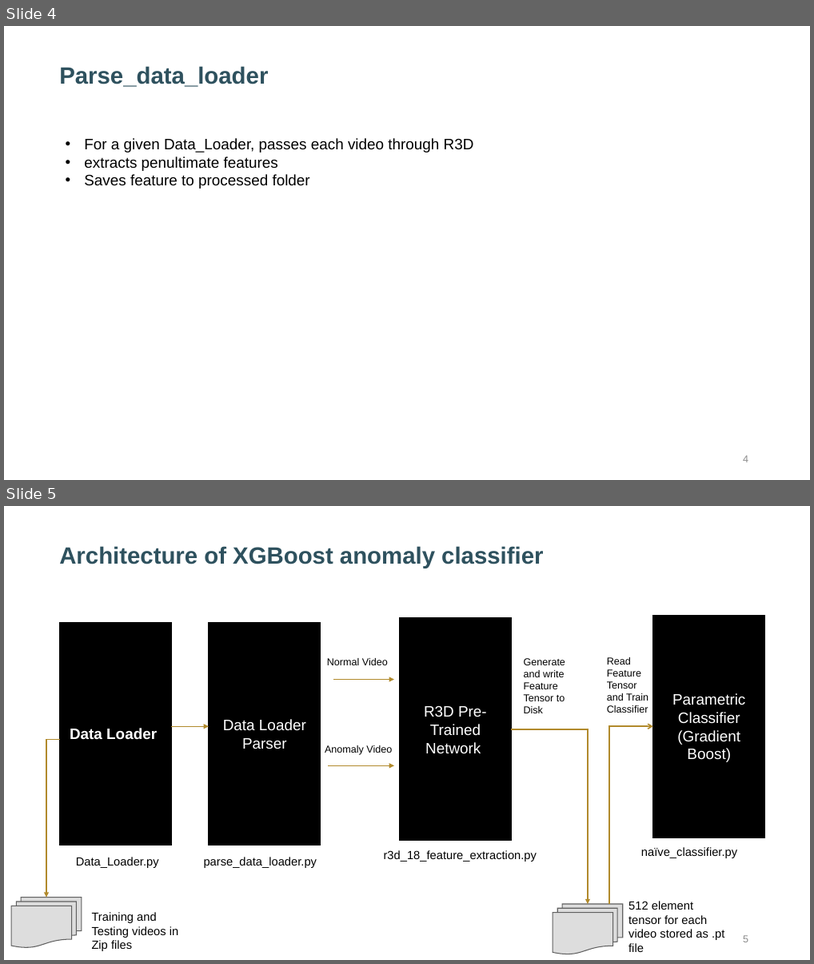
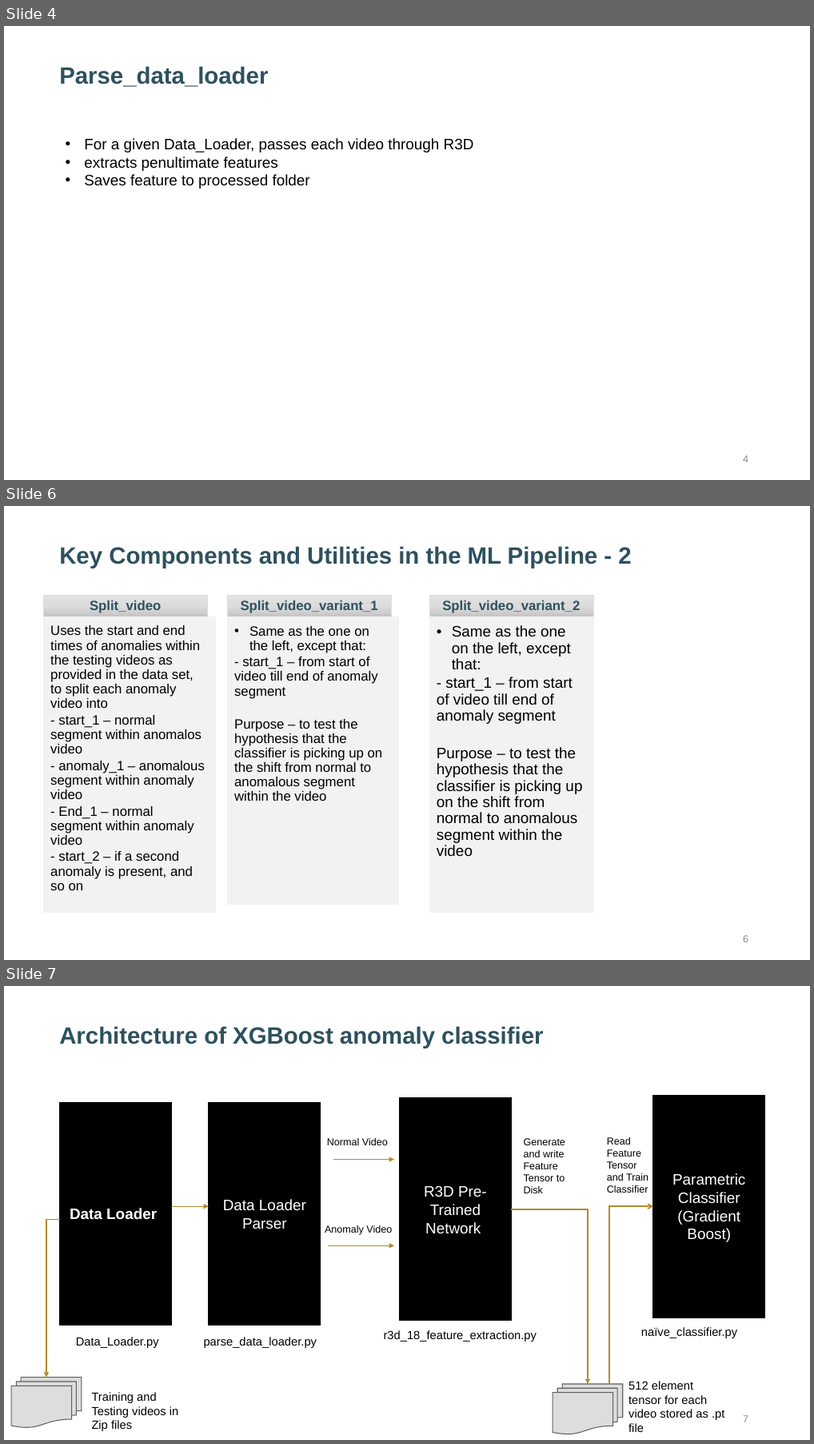
Before and after one commit to karthik111/video_anomaly_detection, a slide deck: docs/Video Anomaly Detection – Design Notes v5.pptx. Shown one above the other, each under a label of ours: slides 4 and 5 before the commit, slides 4, 6 and 7 after it; the slides between them are not shown. The pictures are 814x964 and 814x1444 pixels, drawn with LibreOffice and Linux fonts; fonts in the diff are those of the drawing. Boxes give left, top, right and bottom in pixels: in the first picture for what was removed or moved away, otherwise in the second. Text is boxed around its words. In the diff, an @@ line names an element or a change of style, - is before the commit and + after.

```diff
--- a/docs/Video Anomaly Detection – Design Notes v5.pptx
+++ b/docs/Video Anomaly Detection – Design Notes v5.pptx
@@ slide 6 added at box(4, 506, 810, 960), background #FFFFFF @@
@@ title added at box(59, 546, 631, 568), 28 pt, text #2E515E, bold @@
+Key Components and Utilities in the ML Pipeline - 2
@@ freeform shape added at box(43, 595, 207, 616), fill gradient #E3E3E3 to #DDDDDD to #C4C4C4, outline #DDDDDD 0.5 pt, 16 pt, text #2E515E, bold @@
+Split_video
@@ freeform shape added at box(228, 595, 392, 616), fill gradient #E3E3E3 to #DDDDDD to #C4C4C4, outline #DDDDDD 0.5 pt, 16 pt, text #2E515E, bold @@
+Split_video_variant_1
@@ freeform shape added at box(430, 595, 594, 616), fill gradient #E3E3E3 to #DDDDDD to #C4C4C4, outline #DDDDDD 0.5 pt, 16 pt, text #2E515E, bold @@
+Split_video_variant_2
@@ freeform shape added at box(43, 616, 215, 912), fill #F2F2F2 at 90% opacity, outline #F2F2F2 0.5 pt, 16 pt, text #000000 @@
+  Uses the start and end times of anomalies within the testing videos as provided in the data set, to split each anomaly video into
+  - start_1 – normal segment within anomalos video
+  - anomaly_1 – anomalous segment within anomaly video
+  - End_1 – normal segment within anomaly video
+  - start_2 – if a second anomaly is present, and so on
@@ freeform shape added at box(228, 616, 400, 904), fill #F2F2F2 at 90% opacity, outline #F2F2F2 0.5 pt, 16 pt, text #000000 @@
+  • Same as the one on the left, except that:
+  - start_1 – from start of video till end of anomaly segment
+  Purpose – to test the hypothesis that the classifier is picking up on the shift from normal to anomalous segment within the video
@@ freeform shape added at box(430, 616, 594, 912), fill #F2F2F2 at 90% opacity, outline #F2F2F2 0.5 pt, 18 pt, text #000000 @@
+  • Same as the one on the left, except that:
+  - start_1 – from start of video till end of anomaly segment
+  Purpose – to test the hypothesis that the classifier is picking up on the shift from normal to anomalous segment within the video
@@ page number added at box(743, 935, 749, 942), 12 pt, text #8C8C8C @@
+6
@@ what was slide 5 is now slide 7 @@
@@ page number at box(743, 1415, 749, 1422): text changed @@
-5
+7
```
Also in this commit, not shown: 4 slides changed, 7 other slides added, 9 other files.
